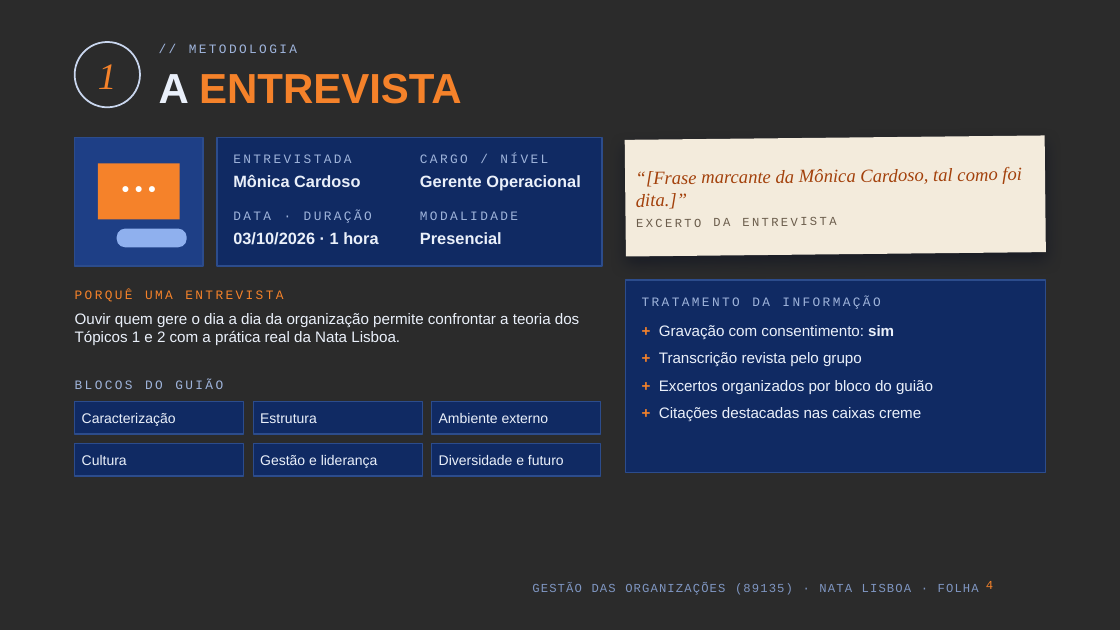
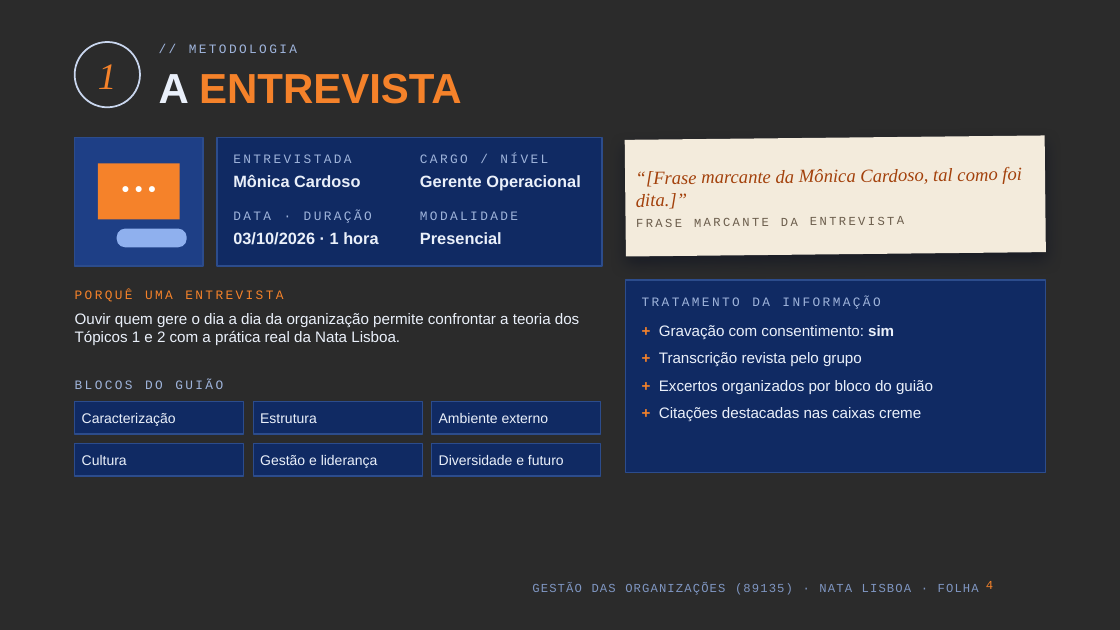
Before and after one commit to kd25gpgdw9-lang/Oceanum, a slide deck: slide 4 of apresentacao-go-89135/Nata_Lisboa_GO_89135.pptx. Drawn at 1120x630 pixels with LibreOffice and Linux fonts; fonts in the diff are those of the drawing; background and template pictures are left out; a plain dark background stands for a picture behind light text. Boxes give left, top, right and bottom in pixels: in the first picture for what was removed or moved away, otherwise in the second. Text is boxed around its words. In the diff, an @@ line names an element or a change of style, - is before the commit and + after.

```diff
--- a/apresentacao-go-89135/Nata_Lisboa_GO_89135.pptx
+++ b/apresentacao-go-89135/Nata_Lisboa_GO_89135.pptx
@@ text in rectangle at box(636, 216, 904, 227): text changed @@
-EXCERTO DA ENTREVISTA
+FRASE MARCANTE DA ENTREVISTA
```
Also in this commit, not shown: 11 other slides changed, 5 slides added, 2 slides removed, 4 other files.
